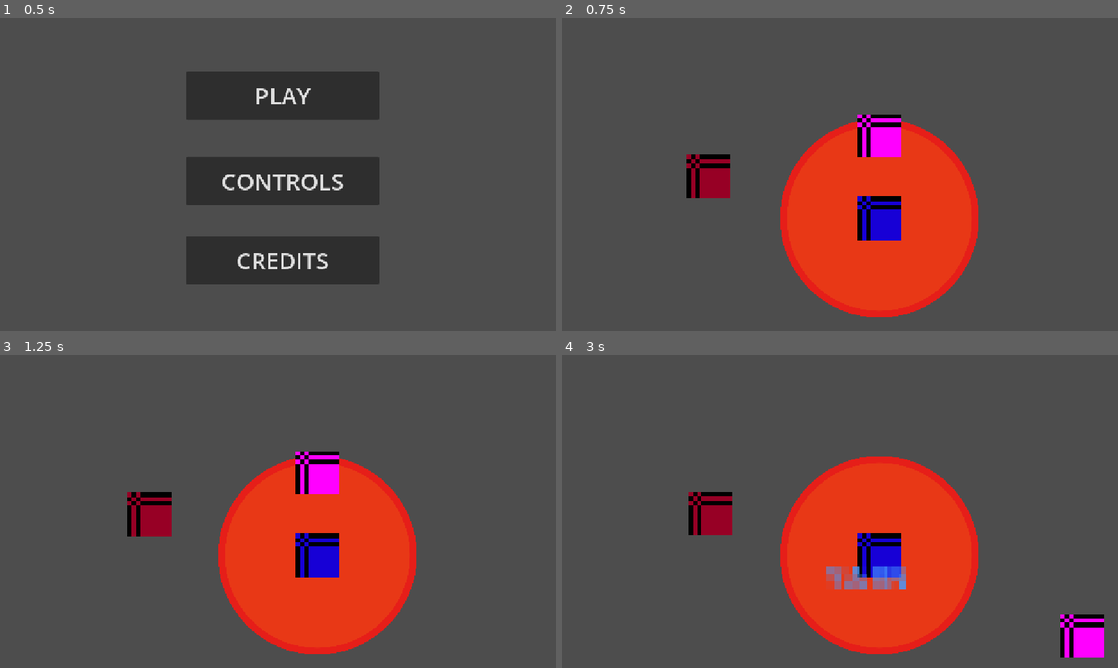
Above: before the commit, frames 1-4 (two rows, left to right).
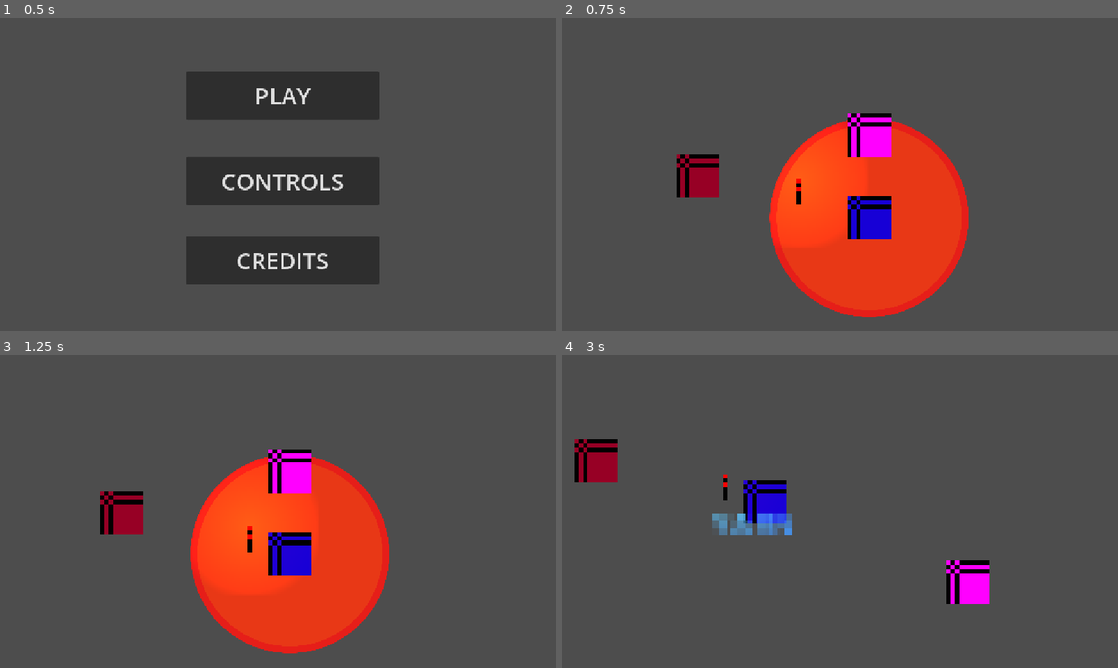
Above: after the commit, the same moments.

Repository: anqilique/GDGJam2-2025
Game: Godot game, scene res://Scenes/start_menu.tscn
The game is run twice, just before and just after one commit, with the same random seed, the same clock (stepped at 60 frames per second) and the same inputs.
Inputs (mouse positions are in pixels of both pictures, inside the frame that each line leads up to):
- Up to frame 1 (0.5 s): no input
- Up to frame 2 (0.75 s): click "PLAY" at 0.5 s
- Up to frame 3 (1.25 s): no input
- Up to frame 4 (3 s): move the mouse to (962, 495) at 1.27 s; hold D (fire_cat_move_right) 1.28-2.03 s; click (962, 495) at 1.35 s; move the mouse to (728, 527) at 2.02 s; hold S (fire_cat_move_down) 2.03-2.78 s; tap Space (yarn_cat_pass_torch) at 2.1 s; move the mouse to (895, 442) at 2.77 s; hold D (fire_cat_move_right) from 2.78 s (still down); click (895, 442) at 2.85 s

Frame 1 is identical in both runs. In frame 2, 6.8% of the frame differs, in the area x 20-75%, y 30-96%; in frame 3, 14%; in frame 4, 23%, in the area x 2-98%, y 26-97%.
Error before the commit: Attempt to call function 'change_target' in base 'null instance' on a null instance. (res://Scripts/YarnCat/YarnCat.gd:43)

Commit message:
Assignments

Diff:
--- a/Scenes/main.tscn
+++ b/Scenes/main.tscn
@@ -1,11 +1,14 @@
-[gd_scene load_steps=5 format=3 uid="uid://cdk4cbpxqy2j5"]
+[gd_scene load_steps=6 format=3 uid="uid://cu7k1o7cvtfnr"]
 
 [ext_resource type="PackedScene" uid="uid://r7jxd36vluqq" path="res://Scenes/fire_cat.tscn" id="2_bo1nx"]
 [ext_resource type="Script" uid="uid://cha0dey3px8f1" path="res://Scripts/CameraController.gd" id="2_kry3j"]
 [ext_resource type="PackedScene" uid="uid://2t5bc1akjdes" path="res://Scenes/yarn_cat.tscn" id="3_8gbba"]
 [ext_resource type="PackedScene" uid="uid://clawv8kask8pi" path="res://Scenes/shadow.tscn" id="4_jjvhh"]
+[ext_resource type="PackedScene" uid="uid://bm0xq7m4hiuve" path="res://Scenes/torch.tscn" id="5_21xkr"]
 
 [node name="Main" type="Node2D"]
+
+[node name="Torch" parent="." instance=ExtResource("5_21xkr")]
 
 [node name="FireCat" parent="." instance=ExtResource("2_bo1nx")]
 position = Vector2(27, -9)
@@ -16,7 +19,9 @@
 [node name="YarnCat" parent="." instance=ExtResource("3_8gbba")]
 position = Vector2(27, 10)
 
-[node name="Camera2D" type="Camera2D" parent="."]
+[node name="Camera2D" type="Camera2D" parent="." node_paths=PackedStringArray("yarn_cat", "fire_cat")]
 position = Vector2(18, 0)
 zoom = Vector2(9, 9)
 script = ExtResource("2_kry3j")
+yarn_cat = NodePath("../YarnCat")
+fire_cat = NodePath("../FireCat")
--- a/Scenes/yarn_cat.tscn
+++ b/Scenes/yarn_cat.tscn
@@ -27,10 +27,12 @@
 [sub_resource type="CircleShape2D" id="CircleShape2D_ebo8h"]
 radius = 7.0
 
-[node name="YarnCat" type="CharacterBody2D" groups=["YarnCat"]]
+[node name="YarnCat" type="CharacterBody2D" node_paths=PackedStringArray("pass_area", "pass_area_sprite") groups=["YarnCat"]]
 process_mode = 3
 script = ExtResource("1_h6rup")
 yarn_piece = ExtResource("2_p0tp3")
+pass_area = NodePath("PassArea2D")
+pass_area_sprite = NodePath("PassArea2D/Sprite2D")
 
 [node name="Sprite2D" type="Sprite2D" parent="."]
 modulate = Color(0.0924, 0.60326, 0.84, 1)
